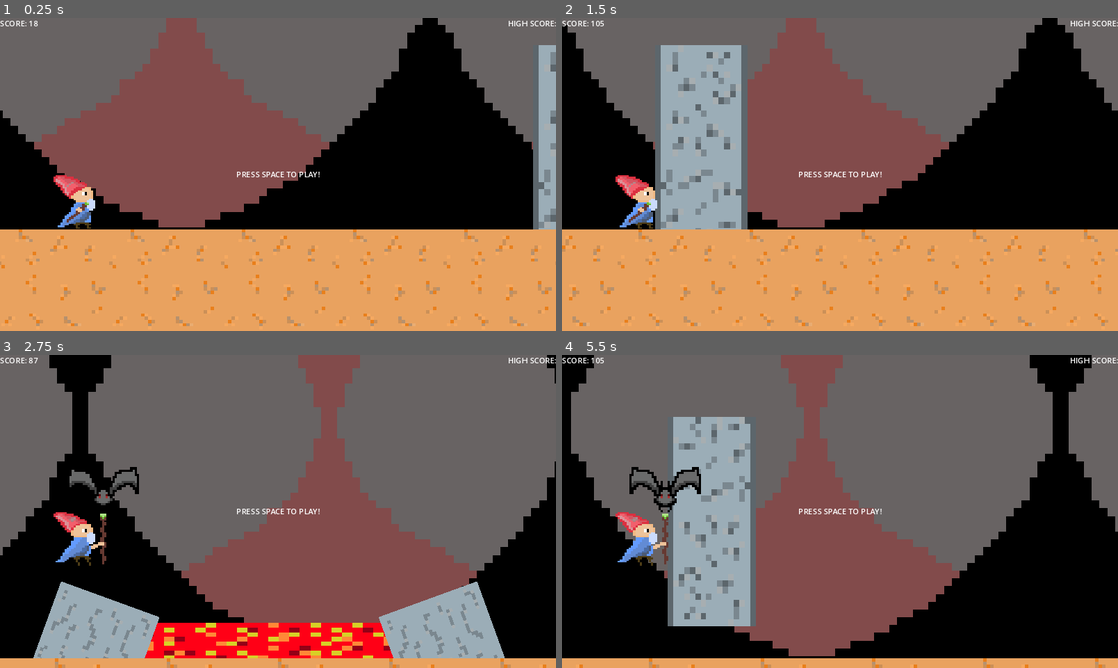
Above: before the commit, frames 1-4 (two rows, left to right).
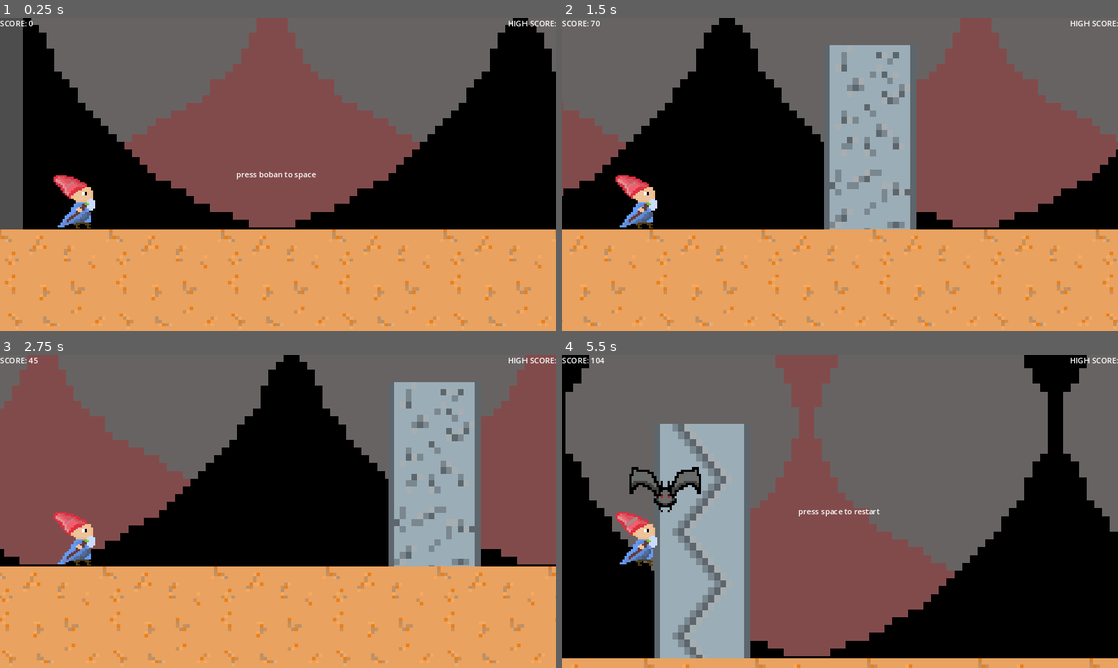
Above: after the commit, the same moments.

Repository: lessy2014/LDJ-summon-runner
Game: Godot game, scene res://Scenes/main.tscn
Two runs of this game, one before a commit and one after it. Both use one fixed random seed, a clock stepped at 60 frames per second and the inputs below.
Inputs:
- Up to frame 1 (0.25 s): no input
- Up to frame 2 (1.5 s): tap Space at 0.5, 1.25 s; hold Right (ui_right) from 0.53 s (still down); tap Enter (ui_accept) at 0.6, 0.77, 1.07, 1.35 s
- Up to frame 3 (2.75 s): tap Enter (ui_accept) at 1.52, 1.82, 2.1 s; tap Space at 2 s; release Right (ui_right) at 2.03 s; hold Left (ui_left) from 2.03 s (still down)
- Up to frame 4 (5.5 s): tap Space at 2.75, 3.5, 4.25 s; release Left (ui_left) at 2.78 s; hold Right (ui_right) 2.78-4.28 s; tap Enter (ui_accept) at 2.85, 3.02, 3.32, 3.6, 3.77, 4.07, 4.35, 4.52, 4.82, 5.1 s; hold Left (ui_left) 4.28-5.03 s; hold Right (ui_right) from 5.03 s (still down)

The runs differ from the first frame. In frame 1, 37% of the frame differs, in the area x 0-100%, y 0-99%; in frame 2, 53%; in frame 3, 79%, in the area x 0-100%, y 0-100%; in frame 4, 11%.

Commit message:
Рестарт и еще чет наверное

Diff:
--- a/Scenes/main.tscn
+++ b/Scenes/main.tscn
@@ -81,7 +81,7 @@
 "duration": 1.0,
 "texture": SubResource("AtlasTexture_efloy")
 }],
-"loop": true,
+"loop": false,
 "name": &"death",
 "speed": 2.0
 }, {
@@ -173,7 +173,7 @@
 position = Vector2(-0.999992, -43)
 scale = Vector2(4.5673, 3.48271)
 sprite_frames = SubResource("SpriteFrames_gnamk")
-animation = &"jump"
+animation = &"death"
 autoplay = "running"
 
 [node name="CollisionShape2D" type="CollisionShape2D" parent="Chechik"]
--- a/Scripts/Chechik.gd
+++ b/Scripts/Chechik.gd
@@ -46,7 +46,7 @@
 		await get_tree().create_timer(1).timeout
 		meduse.queue_free()
 		summons.erase(meduse)
-		sprite_2d.animation = "running"
+		running()
 
 	if Input.is_action_just_pressed("ui_left") and is_on_floor() and main_scene.speed != 0:
 		velocity.y = JUMP_VELOCITY * 2
@@ -65,7 +65,7 @@
 		velocity.x = 0
 		летучаямыш.queue_free()
 		summons.erase(летучаямыш)
-		sprite_2d.animation = "running"
+		running()
 
 	if Input.is_action_just_pressed("ui_down") and is_on_floor() and main_scene.speed != 0:
 		if not мышмышужеползет:
@@ -101,7 +101,10 @@
 			rhino_spawned = false
 
 	if Input.is_action_just_pressed("ui_accept") and main_scene.speed == 0:
-		main_scene.new_game()
+		if main_scene.started == true:
+			main_scene.preset()
+		else:
+			main_scene.new_game()
 
 
 	move_and_slide()
@@ -109,3 +112,7 @@
 func hit_meduse(body):
 	if body.name == "Chechik":
 		velocity.y = JUMP_VELOCITY * 3
+
+func running():
+	if main_scene.speed != 0:
+		sprite_2d.animation = "running"
--- a/Scripts/main.gd
+++ b/Scripts/main.gd
@@ -10,6 +10,7 @@
 const CHECHIK_START_POS := Vector2i(142, 438)
 
 var score : int
+var started = false
 var high_score : int = 0
 const Score_modifier : int = 10
 var speed : float
@@ -17,6 +18,8 @@
 const MAX_SPEED : int = 50
 var screen_size : Vector2i
 var obstacles : Array
+var hud
+var main_text
 var last_obstacle
 var chechik
 var music
@@ -27,19 +30,28 @@
 # Called when the node enters the scene tree for the first time.
 func _ready():
 	Engine.max_fps = 60
+	hud = $HUD
+	main_text = hud.get_node("Space")
 	screen_size = get_window().size
-	new_game()
+	preset()
 
-func new_game():
+func preset():
 	score = 0
 	chechik = $Chechik
+	chechik.sprite_2d.play("running")
 	music = chechik.get_node("Music")
 	music.play()
 	chechik.position = CHECHIK_START_POS
 	chechik.velocity = Vector2i(0,0)
 	$Граунд.position = Vector2i(143,465)
+	remove_all_obstacles()
+	started = false
+	main_text.text = "press boban to space"
+
+func new_game():
+	started = true
 	speed = START_SPEED
-	remove_all_obstacles()
+	main_text.text = ""
 # Called every frame. 'delta' is the elapsed time since the previous frame.
 func _process(delta):
 	chechik.position.x += speed
@@ -87,8 +99,10 @@
 func hit_obstacle(body):
 	if body.name == "Chechik":
 		print("Collision")
+		chechik.sprite_2d.play("death")
 		music.stop()
 		speed = 0
+		main_text.text = "press space to restart"
 		print("Game over kind of")
 		print("Press space to restart")
 
